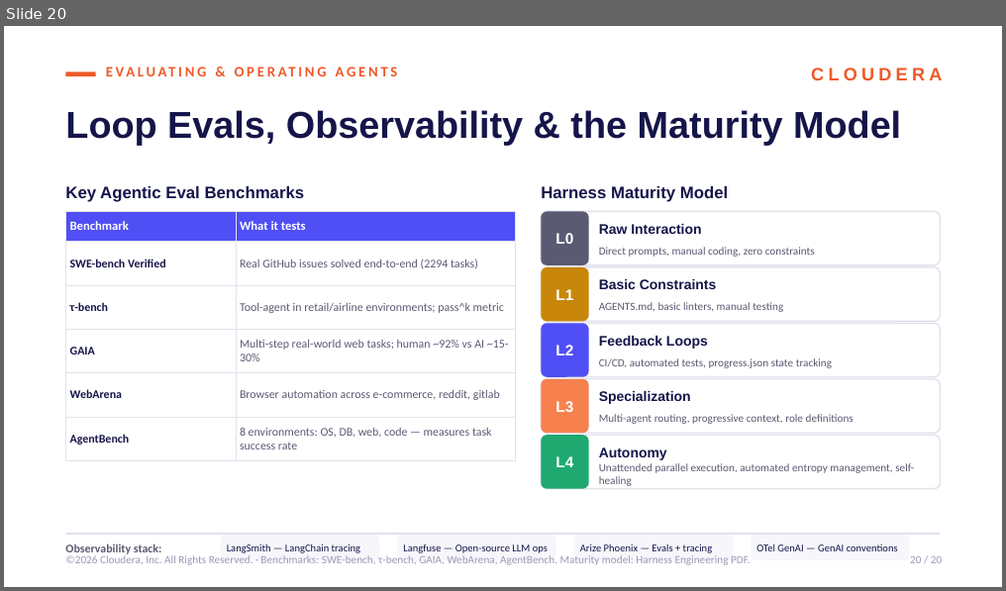
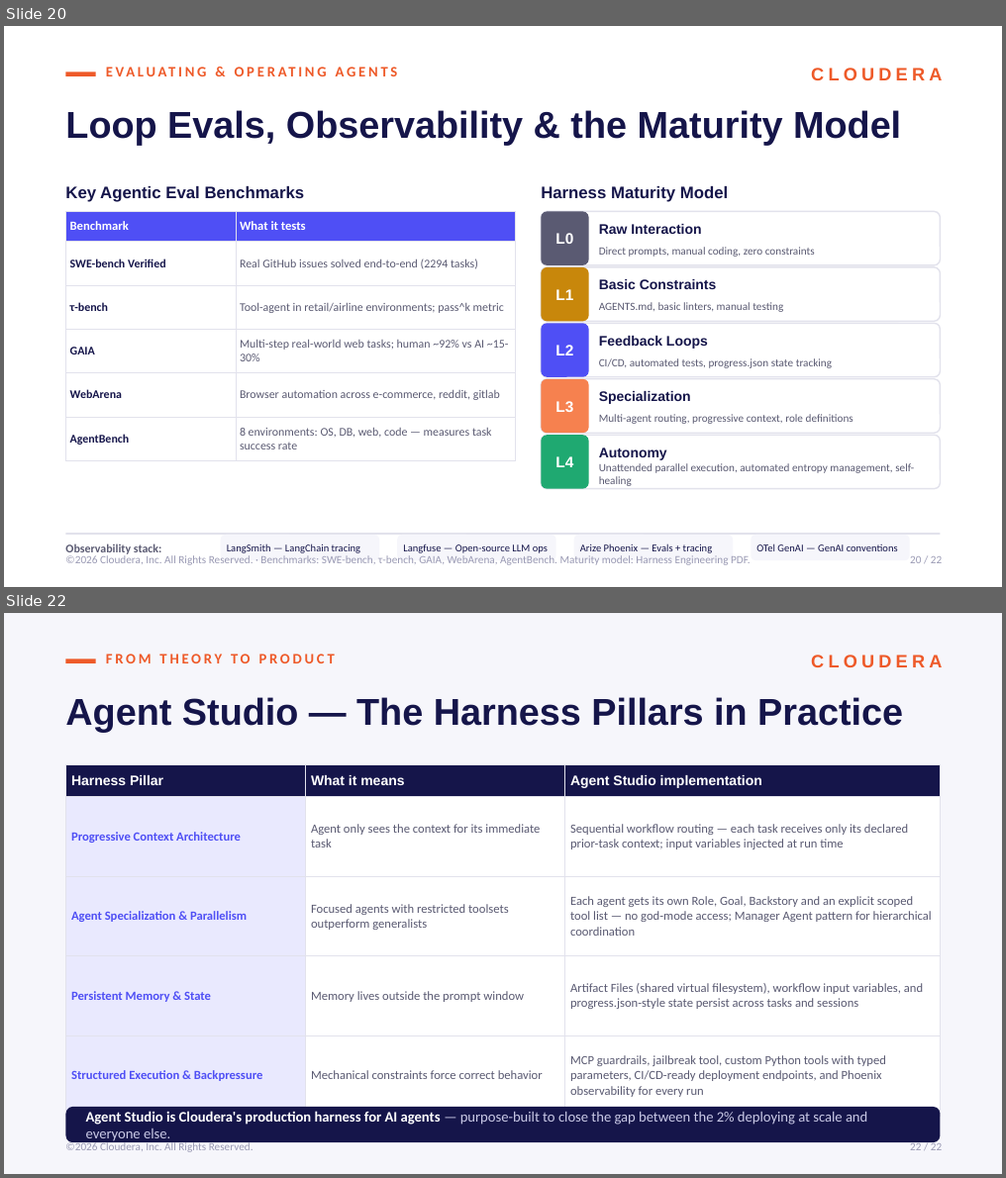
Before and after one commit to FerdinandZhong/handson-labs, a slide deck: Cloudera_AI_Landscape.pptx. Shown one above the other, each under a label of ours: slide 20 before the commit, slides 20 and 22 after it; the slides between them are not shown. The pictures are 1006x591 and 1006x1178 pixels, drawn with LibreOffice and Linux fonts; fonts in the diff are those of the drawing. Boxes give left, top, right and bottom in pixels: in the first picture for what was removed or moved away, otherwise in the second. Text is boxed around its words. In the diff, an @@ line names an element or a change of style, - is before the commit and + after.

```diff
--- a/Cloudera_AI_Landscape.pptx
+++ b/Cloudera_AI_Landscape.pptx
@@ slide 22 added at [4,613,1002,1174], background #F6F6FB @@
@@ rectangle added at [65,659,96,663], fill #EE5A29 @@
@@ text added at [106,654,335,663], 10.5 pt, text #EE5A29, bold @@
+FROM THEORY TO PRODUCT
@@ text added at [811,655,942,667], 13 pt, text #EE5A29, bold @@
+CLOUDERA
@@ text added at [65,697,903,733], 27 pt, text #15154A, bold @@
+Agent Studio — The Harness Pillars in Practice
@@ table added at [65,764,941,1101], 5 rows, 3 columns @@
+Harness Pillar | What it means | Agent Studio implementation
+Progressive Context Architecture | Agent only sees the context for its immediate task | Sequential workflow routing — each task receives only its declared prior-task context; input variables injected at run time
+Agent Specialization & Parallelism | Focused agents with restricted toolsets outperform generalists | Each agent gets its own Role, Goal, Backstory and an explicit scoped tool list — no god-mode access; Manager Agent pattern for hierarchical coordination
+Persistent Memory & State | Memory lives outside the prompt window | Artifact Files (shared virtual filesystem), workflow input variables, and progress.json-style state persist across tasks and sessions
+Structured Execution & Backpressure | Mechanical constraints force correct behavior | MCP guardrails, jailbreak tool, custom Python tools with typed parameters, CI/CD-ready deployment endpoints, and Phoenix observability for every run
@@ rounded rectangle added at [65,1107,941,1143], fill #15154A @@
@@ text added at [86,1111,867,1144], 10.5 pt, text #C9C9E6 @@
+Agent Studio is Cloudera's production harness for AI agents — purpose-built to close the gap between the 2% deploying at scale and everyone else.
@@ text added at [65,1142,253,1153], 8 pt, text #9A9AB4 @@
+©2026 Cloudera, Inc. All Rights Reserved.
@@ text added at [910,1142,942,1151], 8 pt, text #9A9AB4 @@
+22 / 22
```
Also in this commit, not shown: 18 other slides changed, 1 other slide added, 1 other file.
